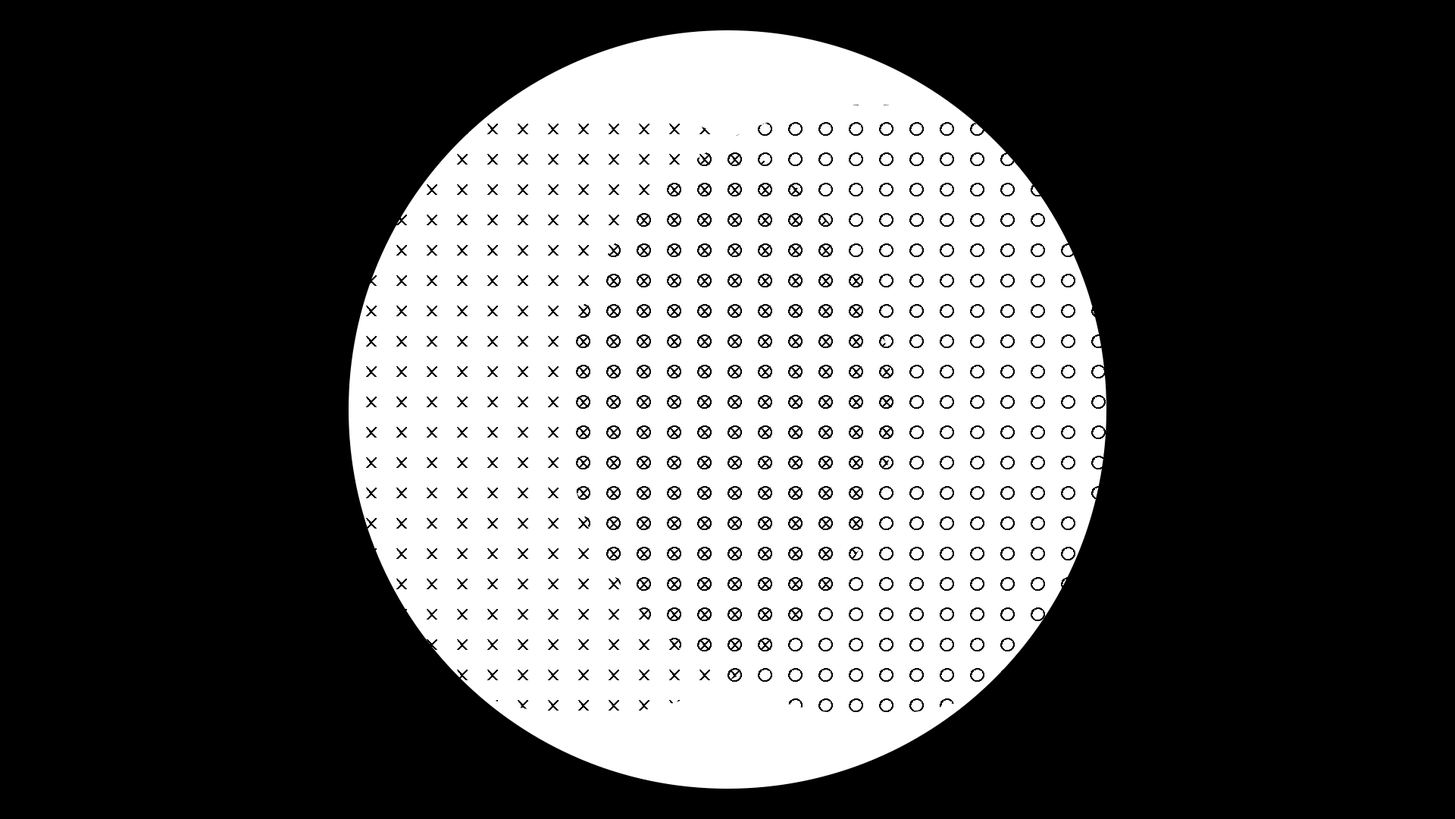
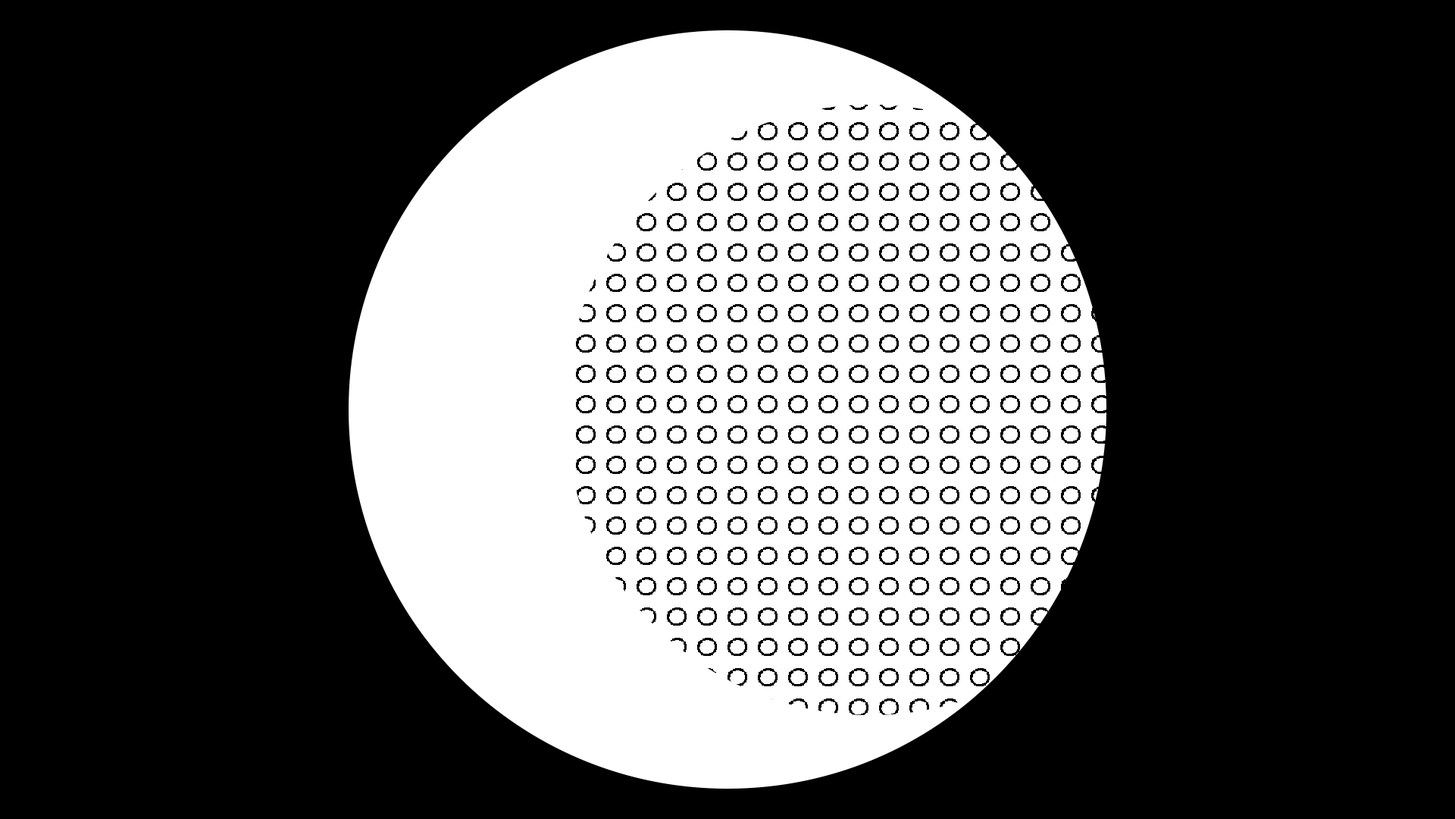
Before/after of a (1455, 819) layered artwork. What changed in the layer stack:
added layer "o large" in group "WaveZones" over [576, 104, 1107, 715]
hid "o" over [576, 104, 1107, 715]
hid "x" over [366, 104, 893, 715]
